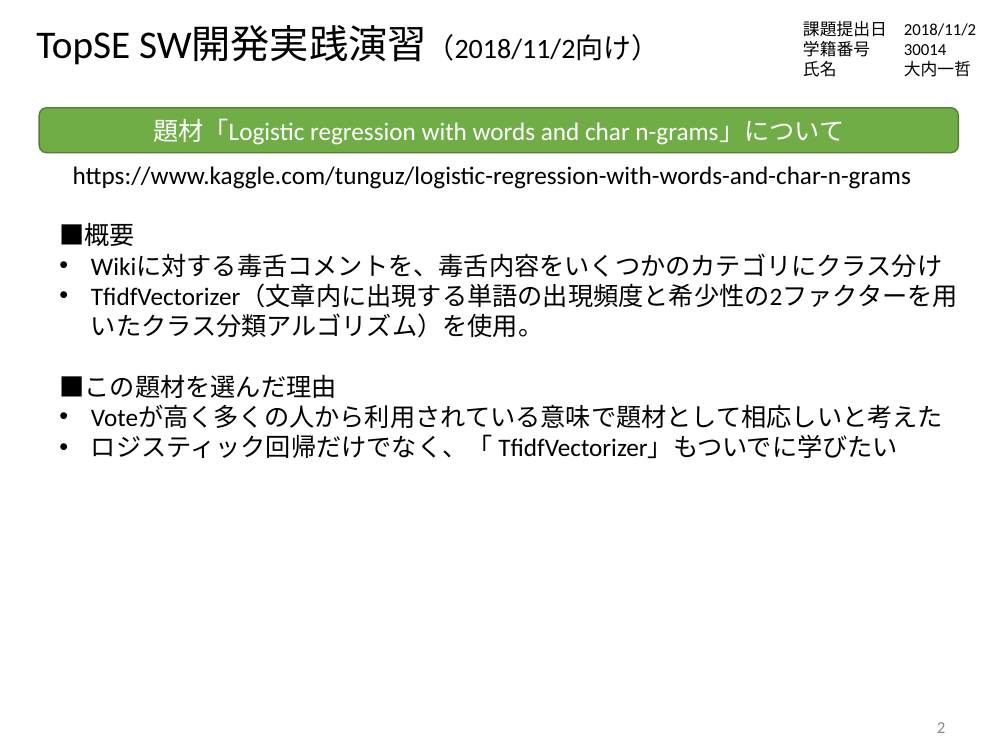
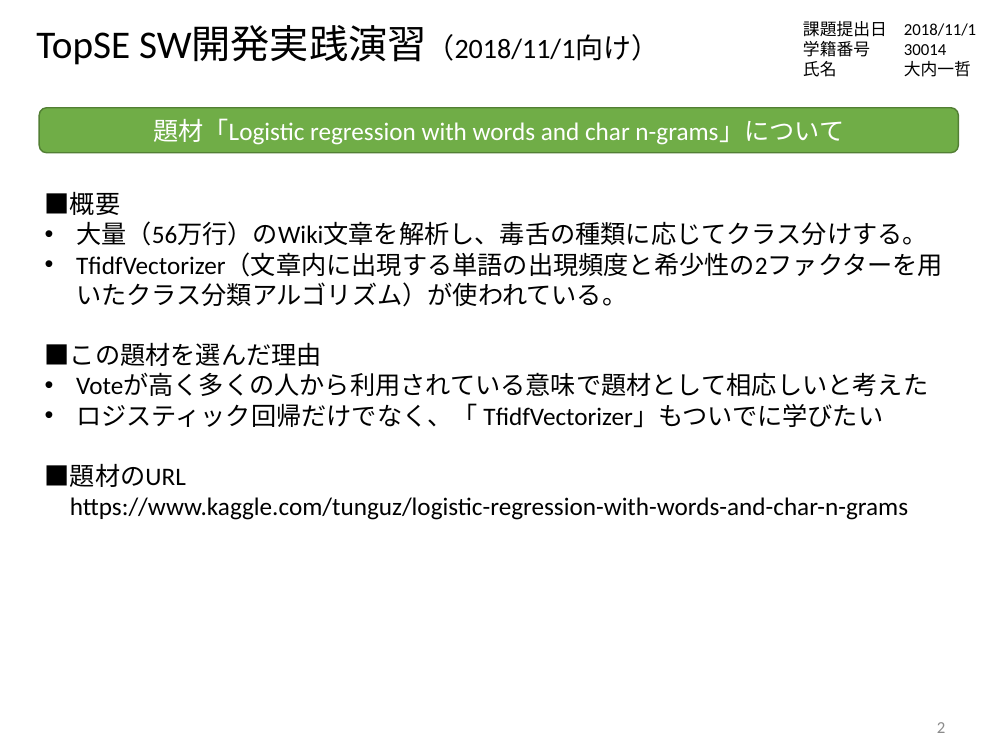
Before and after one commit to mkkrf137/TopSE_Kaggle2018, a slide deck: slide 2 of 20181102向け_大内.pptx. Drawn at 1008x756 pixels with LibreOffice and Linux fonts; fonts in the diff are those of the drawing. Boxes give left, top, right and bottom in pixels: in the first picture for what was removed or moved away, otherwise in the second. Text is boxed around its words. In the diff, an @@ line names an element or a change of style, - is before the commit and + after.

```diff
--- a/20181102向け_大内.pptx
+++ b/20181102向け_大内.pptx
@@ text at <box>36,25,659,65</box>: text changed @@
-TopSE SW開発実践演習（2018/11/2向け）
+TopSE SW開発実践演習（2018/11/1向け）
@@ text removed at <box>73,166,911,189</box> @@
-https://www.kaggle.com/tunguz/logistic-regression-with-words-and-char-n-grams
@@ text "■概要": place and size @@
-text "■概要" at <box>59,222,958,459</box>
+text "■概要" at <box>45,191,943,520</box>
@@ text at <box>76,221,943,307</box>: text changed @@
-• Wikiに対する毒舌コメントを、毒舌内容をいくつかのカテゴリにクラス分け
-• TfidfVectorizer（文章内に出現する単語の出現頻度と希少性の2ファクターを用いたクラス分類アルゴリズム）を使用。
+• 大量（56万行）のWiki文章を解析し、毒舌の種類に応じてクラス分けする。
+• TfidfVectorizer（文章内に出現する単語の出現頻度と希少性の2ファクターを用いたクラス分類アルゴリズム）が使われている。
@@ text at <box>45,463,908,520</box>: paragraphs added @@
+■題材のURL
+https://www.kaggle.com/tunguz/logistic-regression-with-words-and-char-n-grams
```
Also in this commit, not shown: 4 other slides changed, 1 slide added, 1 other file.
